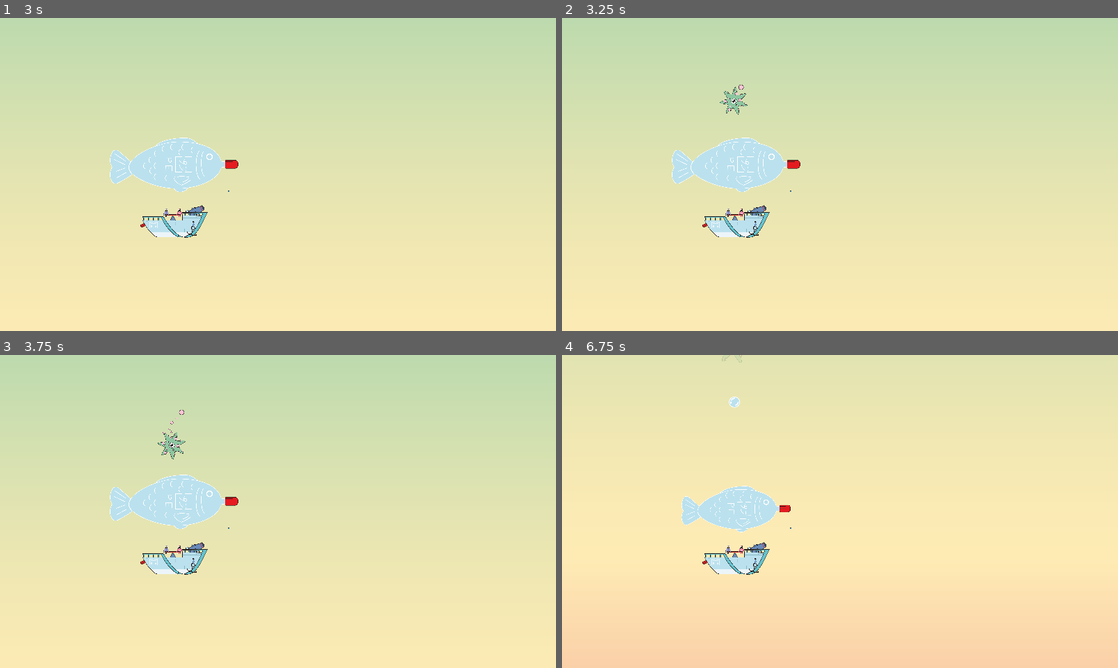
Above: before the commit, frames 1-4 (two rows, left to right).
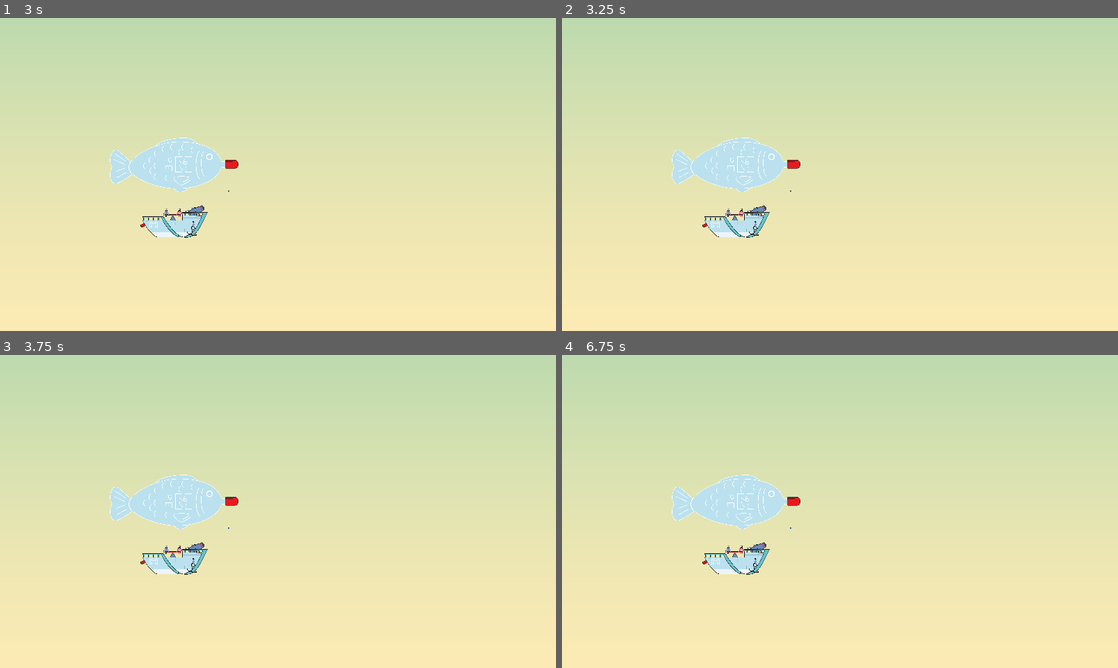
Above: after the commit, the same moments.

Repository: TheJP/GlobalGameJam2025
Game: Godot game, scene res://level/level.tscn
Same seed, same stepped clock (60 frames per second), same inputs: the game is played once before the commit and once after it. The engine's default icon, where the game draws it, is replaced by a stand-in: a white triangle on a blue panel in a dark square. Sound files missing from this copy of the repository are replaced by a short silence.
Inputs:
- Up to frame 1 (3 s): tap Enter at 0.5, 2 s; tap Space at 1.25, 2.75 s
- Up to frame 2 (3.25 s): no input
- Up to frame 3 (3.75 s): no input
- Up to frame 4 (6.75 s): no input

Frame 1 is identical in both runs. In frame 2, 0.2% of the frame differs, in the area x 28-34%, y 21-31%; in frame 3, 0.2%; in frame 4, 51%, in the area x 0-100%, y 0-100%.

Commit message:
Fixed: one-shot boss kill

Diff:
--- a/boat/canon/bullet.gd
+++ b/boat/canon/bullet.gd
@@ -28,6 +28,5 @@
 
 func on_area_entered(area: Area2D) -> void:
 	if area.is_in_group("enemy"):
-		area.queue_free()
 		if not continue_after_hit:
 			queue_free()
--- a/enemies/boss/boss.gd
+++ b/enemies/boss/boss.gd
@@ -49,8 +49,10 @@
 
 
 func _on_body_area_entered(area: Area2D) -> void:
+	print("b ",health)
 	if area.is_in_group("player_bullet"):
-		health = min(0.0, health - 5.0)
+		health = max(0.0, health - 5.0)
 		%Health.update_health(health / max_health)
+	print("a ", health)
 	if health <= 0.0:
 		queue_free() # TODO: Animation
--- a/enemies/dropper/dropper.tscn
+++ b/enemies/dropper/dropper.tscn
@@ -8,7 +8,7 @@
 script = ExtResource("1_xu3di")
 
 [node name="ShootCooldown" type="Timer" parent="."]
-wait_time = 3.0
+wait_time = 10.0
 autostart = true
 
 [connection signal="timeout" from="ShootCooldown" to="." method="_on_shoot_cooldown_timeout"]
--- a/enemies/dropper/dropping.gd
+++ b/enemies/dropper/dropping.gd
@@ -15,9 +15,7 @@
 func _on_despawn_timer_timeout() -> void:
 	if not _destroyed:
 		_destroyed = true
-		var tween := create_tween()
-		tween.tween_property($Sprite2D, "modulate", Color($Sprite2D.modulate, 0), 1.0)
-		tween.tween_callback(func() -> void: queue_free())
+		_destroy()
 
 
 func _on_area_entered(area: Area2D) -> void:
@@ -30,3 +28,13 @@
 		tween.tween_property($Sprite2D, "scale", $Sprite2D.scale * 1.5, 0.7)
 		tween.set_parallel(false)
 		tween.tween_callback(func() -> void: queue_free())
+	elif area.is_in_group("player_bullet") and not _destroyed:
+		_destroyed = true
+		_destroy()
+
+
+func _destroy() -> void:
+	_destroyed = true
+	var tween := create_tween()
+	tween.tween_property($Sprite2D, "modulate", Color($Sprite2D.modulate, 0), 0.3)
+	tween.tween_callback(func() -> void: queue_free())
--- a/enemies/dropper/dropping.tscn
+++ b/enemies/dropper/dropping.tscn
@@ -15,7 +15,7 @@
 z_index = 2
 position = Vector2(83, 0)
 collision_layer = 8
-collision_mask = 2
+collision_mask = 18
 script = ExtResource("1_l8tl1")
 fall_speed = 50.0
 rotation_speed = 0.5
--- a/level/level_test_jp.tscn
+++ b/level/level_test_jp.tscn
@@ -1,10 +1,11 @@
-[gd_scene load_steps=6 format=3 uid="uid://dp4od13x3llfk"]
+[gd_scene load_steps=7 format=3 uid="uid://dp4od13x3llfk"]
 
 [ext_resource type="PackedScene" uid="uid://d2ihot7rs53q7" path="res://background/background.tscn" id="1_4ubko"]
 [ext_resource type="PackedScene" uid="uid://coo4vnsykx1i1" path="res://boat/boat.tscn" id="1_mgfuu"]
 [ext_resource type="PackedScene" uid="uid://cbpionso82r22" path="res://enemies/dropper/dropper.tscn" id="2_ppind"]
 [ext_resource type="PackedScene" uid="uid://cinovrrfl57s" path="res://enemies/boss/boss.tscn" id="4_qjsig"]
 [ext_resource type="PackedScene" uid="uid://cymrux1c6gvrv" path="res://enemies/soyfish/soyfish.tscn" id="5_r426a"]
+[ext_resource type="PackedScene" uid="uid://b2uj36np6a2b2" path="res://enemies/wall/wall.tscn" id="6_vmxtq"]
 
 [node name="Level" type="Node2D"]
 
@@ -13,13 +14,17 @@
 [node name="Enemies" type="Node2D" parent="."]
 
 [node name="Dropper" parent="Enemies" instance=ExtResource("2_ppind")]
+position = Vector2(737.167, -200.383)
 
 [node name="Boat" parent="." node_paths=PackedStringArray("level_node") instance=ExtResource("1_mgfuu")]
-position = Vector2(720, 773)
+position = Vector2(183.606, 521.284)
 level_node = NodePath("..")
 
 [node name="Boss" parent="." instance=ExtResource("4_qjsig")]
-position = Vector2(3741.48, 607.892)
+position = Vector2(2309.1, 646.848)
 
 [node name="Soyfish" parent="." instance=ExtResource("5_r426a")]
 position = Vector2(1540.26, 545.384)
+
+[node name="Wall" parent="." instance=ExtResource("6_vmxtq")]
+position = Vector2(533.397, -17.9797)
